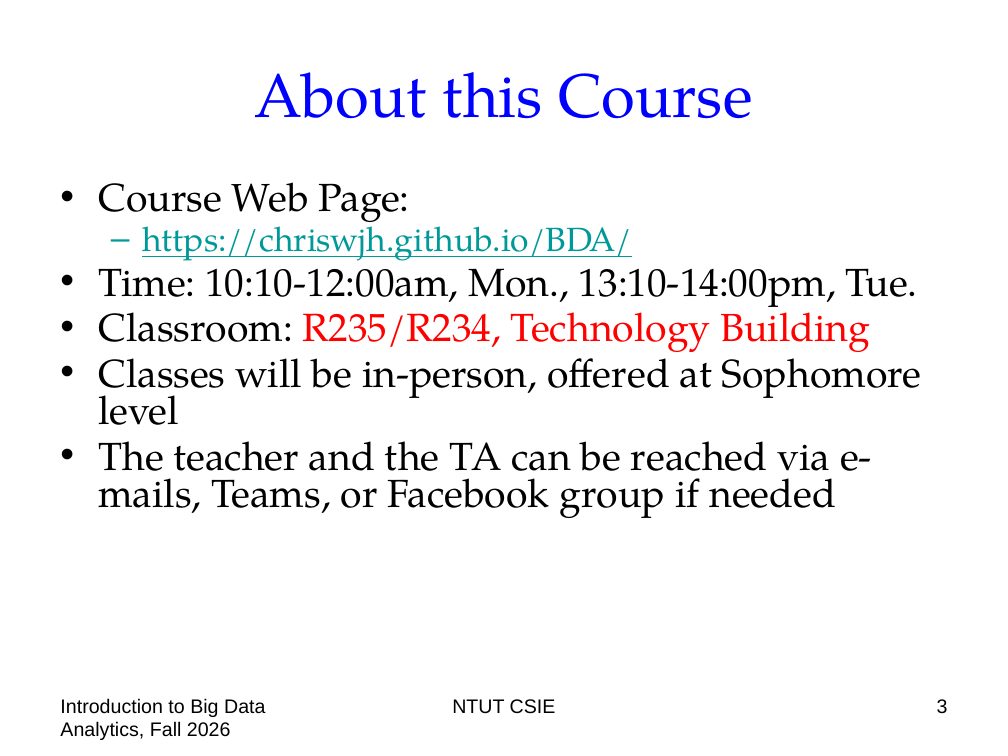
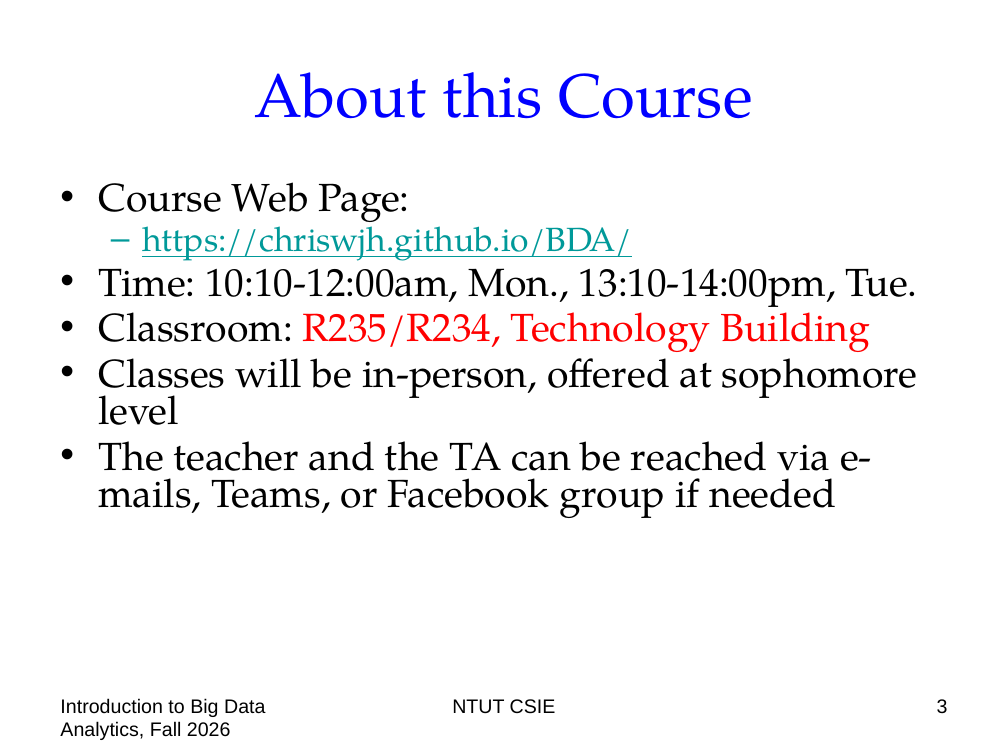
Before and after one commit to chriswjh/chriswjh.github.io, a slide deck: slide 3 of BDA/00-overview.pptx. Drawn at 1008x756 pixels with LibreOffice and Linux fonts; fonts in the diff are those of the drawing. Boxes give left, top, right and bottom in pixels: in the first picture for what was removed or moved away, otherwise in the second. Text is boxed around its words. In the diff, an @@ line names an element or a change of style, - is before the commit and + after.

```diff
--- a/BDA/00-overview.pptx
+++ b/BDA/00-overview.pptx
@@ text at [98,346,918,425]: text changed @@
-• Classes will be in-person, offered at Sophomore level
+• Classes will be in-person, offered at sophomore level
```
Also in this commit, not shown: 6 other slides changed, 1 slide added.
